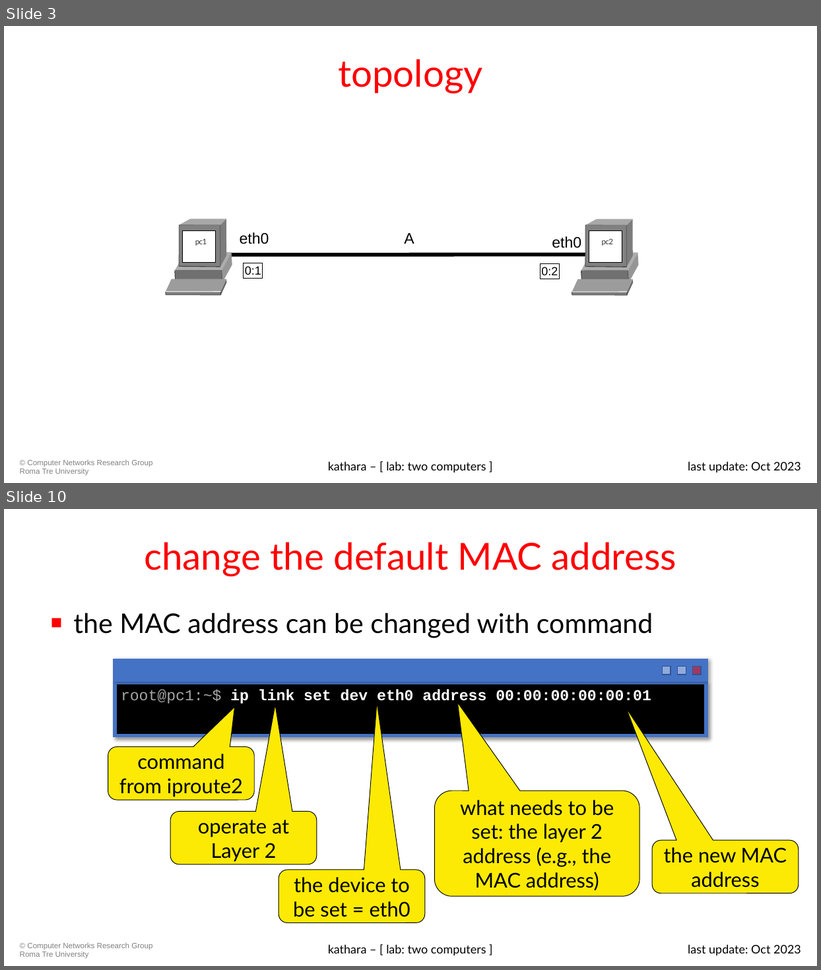
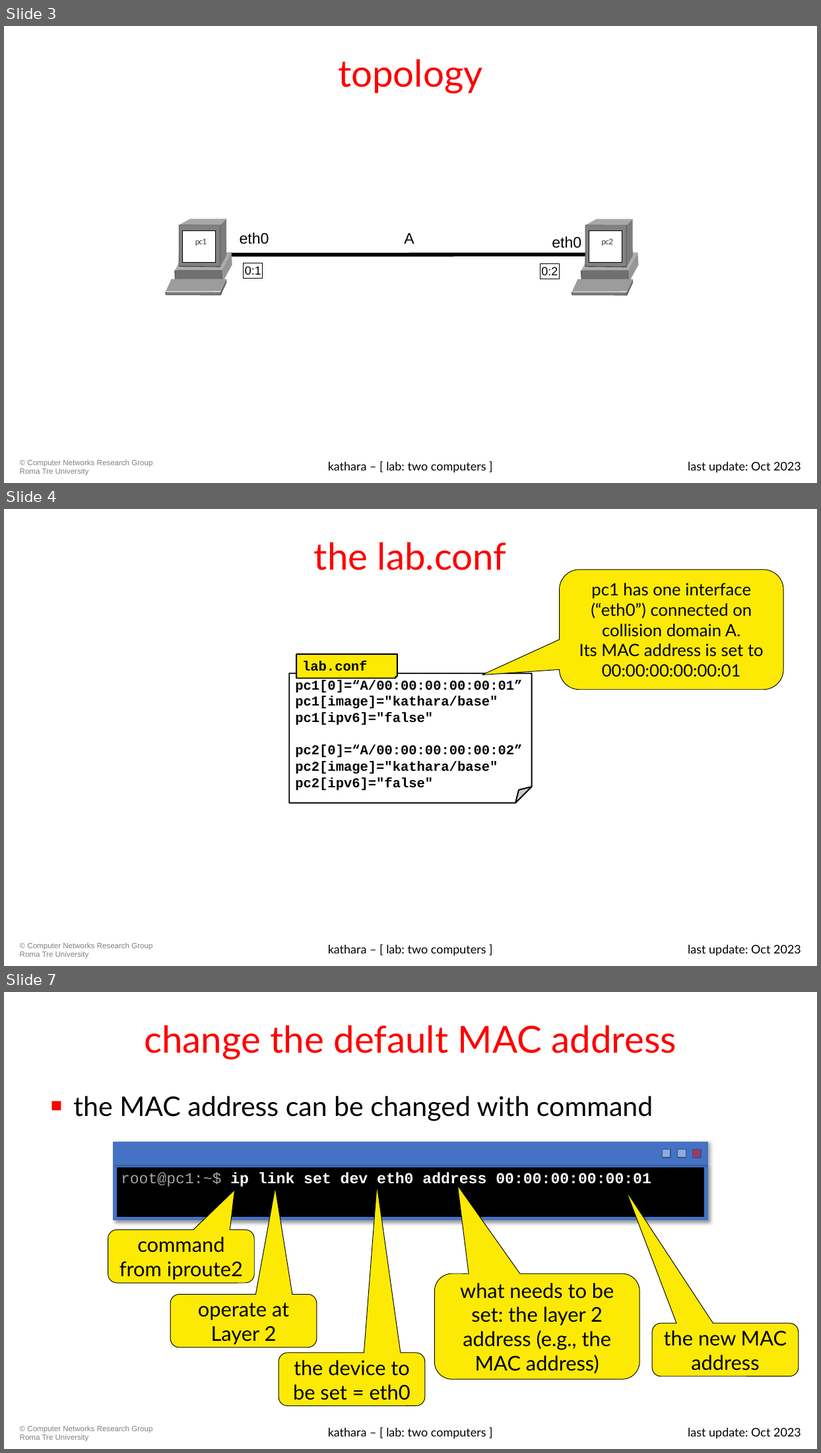
Before and after one commit to KatharaFramework/Kathara-Labs, a slide deck: main-labs/basic-topics/two-computers/0105-kathara-lab_two-computers.pptx. Shown one above the other, each under a label of ours: slides 3 and 10 before the commit, slides 3, 4 and 7 after it; the slides between them are not shown. The pictures are 821x970 and 821x1453 pixels, drawn with LibreOffice and Linux fonts; fonts in the diff are those of the drawing; background and template pictures are left out. Boxes give left, top, right and bottom in pixels: in the first picture for what was removed or moved away, otherwise in the second. Text is boxed around its words. In the diff, an @@ line names an element or a change of style, - is before the commit and + after.

Commit message:
Set MAC addresses in the `lab.conf` (two-computers)

```diff
--- a/main-labs/basic-topics/two-computers/0105-kathara-lab_two-computers.pptx
+++ b/main-labs/basic-topics/two-computers/0105-kathara-lab_two-computers.pptx
@@ slide 4 added at bbox=[4, 509, 817, 966], background #FFFFFF; not listed: 1 template element that a slide beside it also shows @@
@@ title added at bbox=[314, 542, 507, 570], 44 pt, text #FF0000 @@
+the lab.conf
@@ rounded speech box added at bbox=[560, 569, 784, 690], fill #FCEA04, outline #000000 0.75 pt, 20 pt, text #000000 @@
+pc1 has one interface (“eth0”) connected on collision domain A.
+Its MAC address is set to 00:00:00:00:00:01
@@ folded corner added at bbox=[297, 654, 397, 678], fill #FCEA04, outline #000000 1.5 pt, 16 pt, text #000000, bold @@
+lab.conf
@@ folded corner added at bbox=[290, 674, 532, 803], fill #FFFFFF, outline #000000 1.5 pt, 16 pt, text #000000, bold @@
+pc1[0]=“A/00:00:00:00:00:01”
+pc1[image]="kathara/base"
+pc1[ipv6]="false"
+pc2[0]=“A/00:00:00:00:00:02”
+pc2[image]="kathara/base"
+pc2[ipv6]="false"
@@ text added at bbox=[328, 945, 486, 956], 14 pt, text #000000 @@
+kathara – [ lab: two computers ]
@@ text added at bbox=[688, 945, 801, 956], 14 pt, text #000000 @@
+last update: Oct 2023
@@ what was slide 10 is now slide 7 @@
```
Also in this commit, not shown: 4 slides changed, 4 other files.
